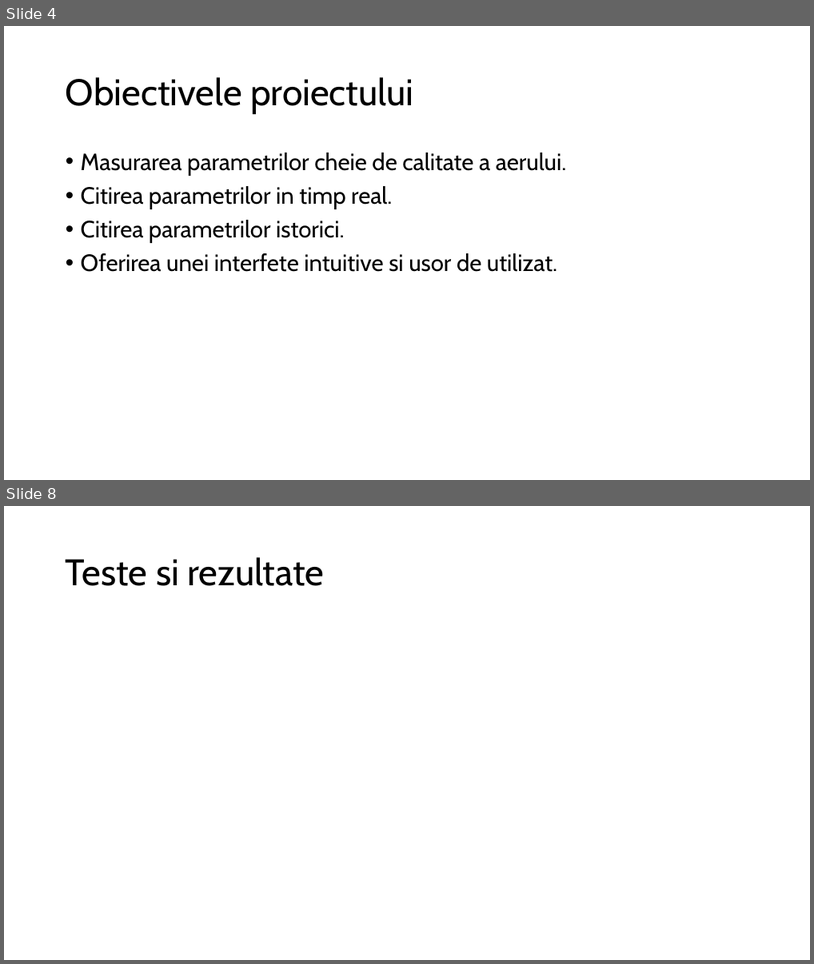
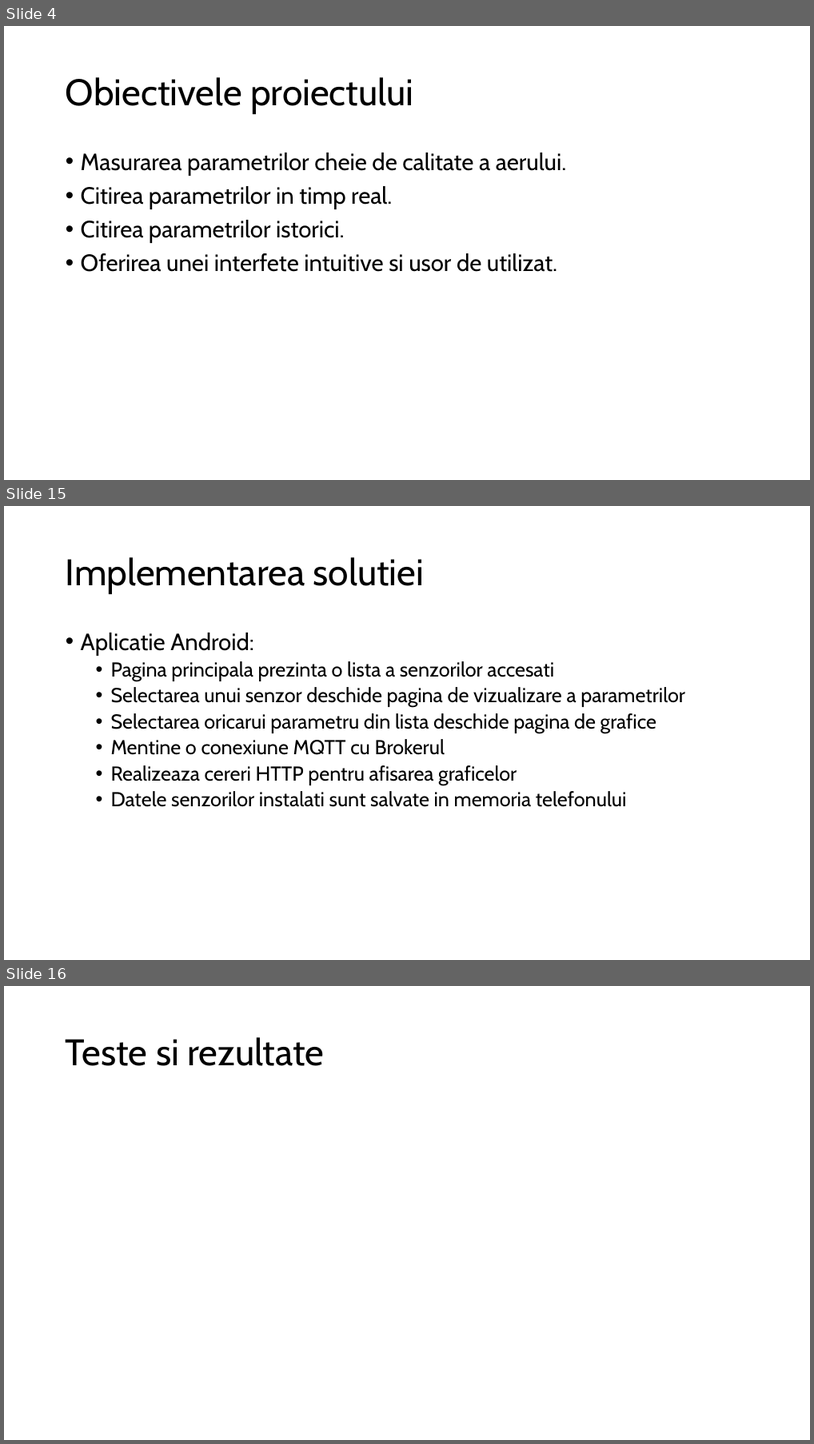
Before and after one commit to Coposescu/IoTDocumentation, a slide deck: Coposescu_Mihai_Octavian_prezentare.pptx. Shown one above the other, each under a label of ours: slides 4 and 8 before the commit, slides 4, 15 and 16 after it; the slides between them are not shown. The pictures are 814x964 and 814x1444 pixels, drawn with LibreOffice and Linux fonts; fonts in the diff are those of the drawing. Boxes give left, top, right and bottom in pixels: in the first picture for what was removed or moved away, otherwise in the second. Text is boxed around its words. In the diff, an @@ line names an element or a change of style, - is before the commit and + after.

```diff
--- a/Coposescu_Mihai_Octavian_prezentare.pptx
+++ b/Coposescu_Mihai_Octavian_prezentare.pptx
@@ slide 15 added at bbox=[4, 506, 810, 960], background #FFFFFF @@
@@ title added at bbox=[66, 557, 424, 594], 44 pt, text #000000 @@
+Implementarea solutiei
@@ text added at bbox=[81, 632, 686, 807], 24 pt, text #000000 @@
+• Aplicatie Android:
+  • Pagina principala prezinta o lista a senzorilor accesati
+  • Selectarea unui senzor deschide pagina de vizualizare a parametrilor
+  • Selectarea oricarui parametru din lista deschide pagina de grafice
+  • Mentine o conexiune MQTT cu Brokerul
+  • Realizeaza cereri HTTP pentru afisarea graficelor
+  • Datele senzorilor instalati sunt salvate in memoria telefonului
@@ what was slide 8 is now slide 16 @@
```
Also in this commit, not shown: 3 slides changed, 7 other slides added.
